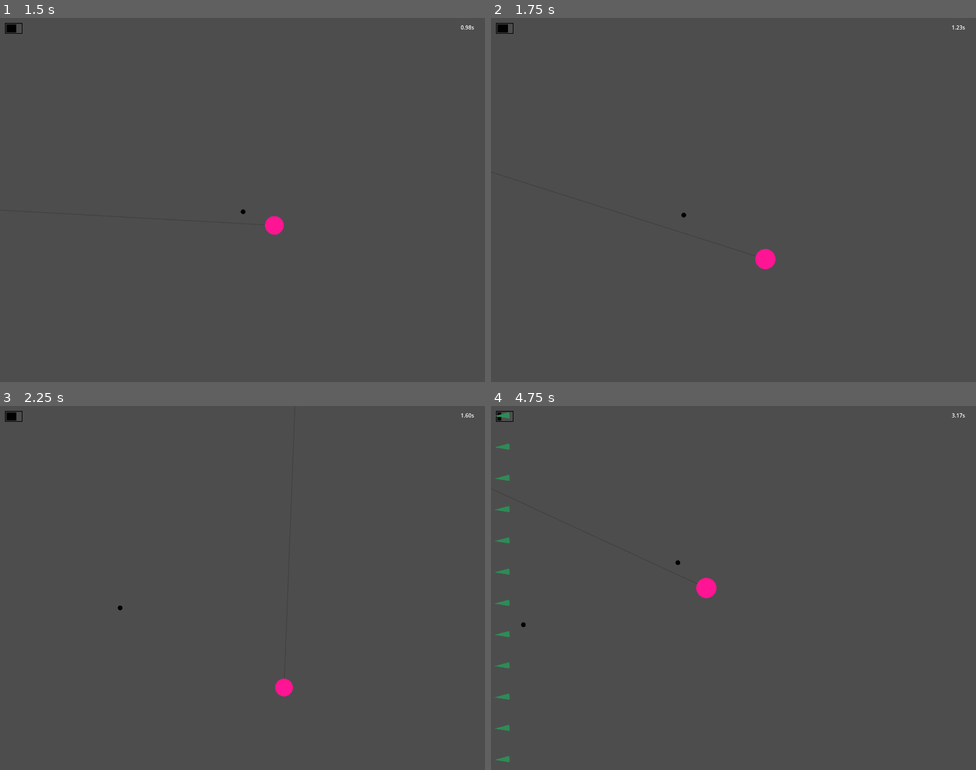
Above: before the commit, frames 1-4 (two rows, left to right).
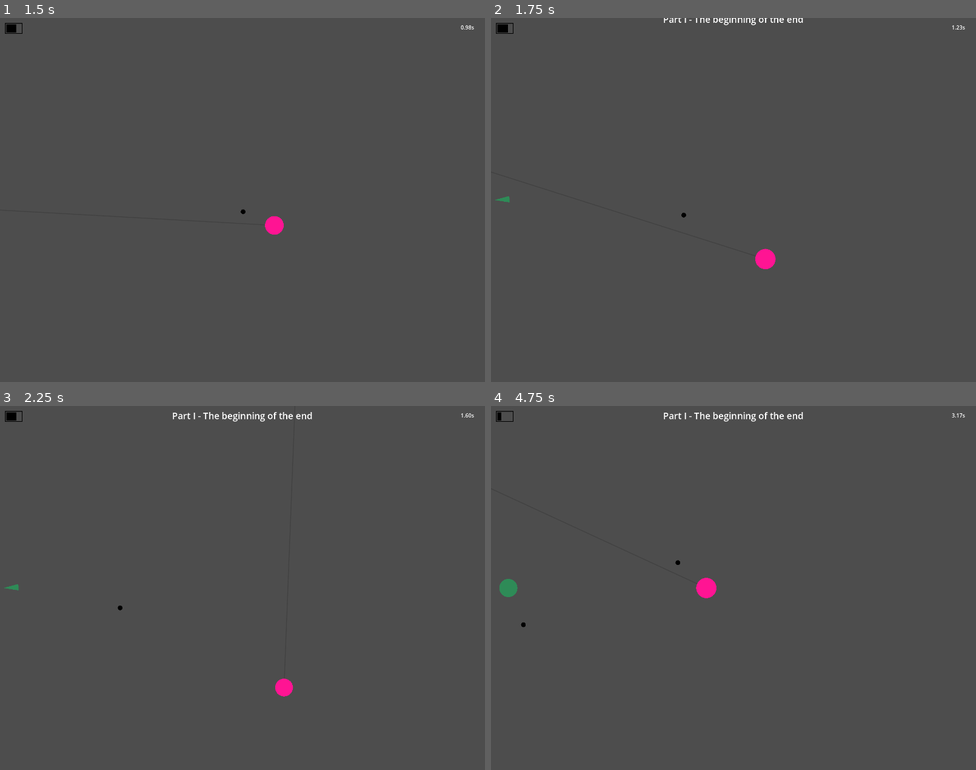
Above: after the commit, the same moments.

Repository: yancouto/psych0
Game: Godot game, scene res://runner.tscn
Same seed, same stepped clock (60 frames per second), same inputs: the game is played once before the commit and once after it.
Inputs (mouse positions are in pixels of both pictures, inside the frame that each line leads up to):
- Up to frame 1 (1.5 s): tap Enter at 0.5 s; move the mouse to (349, 181) at 0.52 s; hold D (move_right) 0.53-1.28 s; hold Right mouse button (bullet_time) 0.53-1.28 s; move the mouse to (145, 218) at 1.27 s; hold S (move_down) from 1.28 s (still down); click (145, 218) at 1.35 s
- Up to frame 2 (1.75 s): keep holding S (move_down)
- Up to frame 3 (2.25 s): move the mouse to (291, 507) at 2.02 s; release S (move_down) at 2.03 s; hold D (move_right) from 2.03 s (still down); hold Right mouse button (bullet_time) from 2.03 s (still down)
- Up to frame 4 (4.75 s): move the mouse to (709, 660) at 2.77 s; release D (move_right) at 2.78 s; release Right mouse button (bullet_time) at 2.78 s; hold W (move_up) 2.78-3.53 s; click (709, 660) at 2.85 s; move the mouse to (879, 642) at 3.52 s; hold Right mouse button (bullet_time) 3.53-4.28 s; hold A (move_left) from 3.53 s (still down); move the mouse to (588, 533) at 4.27 s; click (588, 533) at 4.35 s

Frame 1 is identical in both runs. In frame 2, 0.2% of the frame differs, in the area x 0-65%, y 0-51%; in frame 3, 0.3%; in frame 4, 0.7%, in the area x 0-65%, y 1-98%.

Commit message:
Good enough Part III

Diff:
--- a/editor/formation.gd
+++ b/editor/formation.gd
@@ -64,6 +64,15 @@
 			enemies.append(EnemyToSpawn.new(radius, pos + dir * i * (spacing + 2 * radius), speed, Formation.get_enemy(types, i)))
 		return enemies
 
+static func radius_from_center(center: Vector2) -> float:
+	if center == LevelBuilder.MIDDLE:
+		return center.length()
+	else:
+		var biggest := 0.0
+		for corner in LevelBuilder.CORNERS:
+			biggest = maxf(biggest, (center - corner).length_squared())
+		return sqrt(biggest)
+
 class Circle extends Formation:
 	var amount: int
 	var starting_angle: float
@@ -91,14 +100,7 @@
 		enemies.resize(n)
 		# TODO: Make customisable
 		const enemy_radius := BASE_RADIUS
-		var circle_radius := enemy_radius
-		if center == LevelBuilder.MIDDLE:
-			circle_radius += center.length()
-		else:
-			var biggest := 0.0
-			for corner in LevelBuilder.CORNERS:
-				biggest = maxf(biggest, (center - corner).length_squared())
-			circle_radius += sqrt(biggest)
+		var circle_radius := enemy_radius + radius_from_center(center)
 		for i in range(n):
 			var angle := Vector2(0, -1).rotated(starting_angle + i * (TAU / n))
 			var pos := center + angle * circle_radius
@@ -184,6 +186,7 @@
 	var speed_len: float
 	var radiusm: float
 	var types: Array[EnemyType]
+	var follows_player := false
 	func _init(amount_: int, side_: HorizontalLineSide, placement_: HorizontalLinePlacement, speed_len_ := 1., radiusm_ := 1., types_: Array[EnemyType] = []):
 		self.amount = amount_
 		self.side = side_
@@ -191,6 +194,9 @@
 		self.speed_len = speed_len_
 		self.radiusm = radiusm_
 		self.types = types_
+	func set_follows_player(follows_player_ := true) -> HorizontalLine:
+		follows_player = follows_player_
+		return self
 	# Allows customisable width and height
 	func _inner_raw_enemies(w: float, h: float) -> Array[EnemyToSpawn]:
 		var radius := Formation.get_radius(radiusm)
@@ -205,7 +211,8 @@
 			else:
 				pos.y = h + radius + pos.y
 				speed_y = -speed_len * BASE_SPEED
-			enemies.append(EnemyToSpawn.new(radius, pos, LevelEvent.BasicSpeed.new(0, speed_y), Formation.get_enemy(types, i)))
+			var speed: Speed = LevelEvent.BasicSpeed.new(0, speed_y) if !follows_player else LevelEvent.FollowPlayer.new(absf(speed_y))
+			enemies.append(EnemyToSpawn.new(radius, pos, speed, Formation.get_enemy(types, i)))
 		return enemies
 	func raw_enemies() -> Array[EnemyToSpawn]:
 		return _inner_raw_enemies(LevelBuilder.W, LevelBuilder.H)
@@ -261,6 +268,7 @@
 	var speed_len: float
 	var radiusm: float
 	var types: Array[EnemyType]
+	var follows_player := false
 	func _init(amount_: int, side_: VerticalLineSide, placement_: VerticalLinePlacement, speed_len_ := 1., radiusm_ := 1., types_: Array[EnemyType] = []):
 		self.amount = amount_
 		self.side = side_
@@ -268,14 +276,19 @@
 		self.speed_len = speed_len_
 		self.radiusm = radiusm_
 		self.types = types_
+	func set_follows_player(follows_player_ := true) -> VerticalLine:
+		follows_player = follows_player_
+		return self
 	func raw_enemies() -> Array[EnemyToSpawn]:
 		var horizontal_side := HorizontalLineSide.Top if side == VerticalLineSide.Left else HorizontalLineSide.Bottom
-		var enemies := HorizontalLine.new(amount, horizontal_side, placement.convert(), speed_len, radiusm, types)._inner_raw_enemies(LevelBuilder.H, LevelBuilder.W)
+		var enemies := HorizontalLine.new(amount, horizontal_side, placement.convert(), speed_len, radiusm, types).set_follows_player(follows_player)._inner_raw_enemies(LevelBuilder.H, LevelBuilder.W)
 		for enemy in enemies:
 			enemy.pos = Vector2(enemy.pos.y, enemy.pos.x)
 			enemy.speed = enemy.speed.swap_coordinates()
 		return enemies
 
+
+
 class Spiral extends Formation:
 	var amount_in_circle: int
 	var amount: int
@@ -285,6 +298,7 @@
 	var radiusm: float
 	var types: Array[EnemyType]
 	var dir: float = 1.
+	var center := LevelBuilder.MIDDLE
 	func _init(amount_in_circle_: int, amount_: int, spacing_: float, starting_angle_ := 0., speed_len_ := .75, radiusm_ := 1., types_: Array[EnemyType] = []):
 		self.amount_in_circle = amount_in_circle_
 		self.amount = amount_
@@ -296,12 +310,15 @@
 	func invert() -> Spiral:
 		self.dir = -self.dir
 		return self
+	func set_center(center_: Vector2) -> Spiral:
+		center = center_
+		return self
 	func raw_enemies() -> Array[EnemyToSpawn]:
 		var radius := Formation.get_radius(radiusm)
 		var enemies: Array[EnemyToSpawn] = []
 		enemies.resize(amount)
-		var center := Vector2(LevelBuilder.W / 2, LevelBuilder.H / 2)
-		var screen_radius := center.length()
+
+		var screen_radius := radius_from_center(center)
 		for i in range(amount):
 			var angle := Vector2(0, -1).rotated(starting_angle + i * 2 * PI * dir / amount_in_circle)
 			var pos := center + angle * (screen_radius + radius + i * spacing)
--- a/editor/level_builder.gd
+++ b/editor/level_builder.gd
@@ -13,6 +13,18 @@
 var events: Array[BuilderEvent] = []
 var cur_indicator_time := BASE_INDICATOR_TIME
 
+# pos should be in the [0,4[ interval
+# It will return a point around the screen, at distance from it
+static func point_around_screen(pos: float, distance: float) -> Vector2:
+	if pos < 1:
+		return Vector2(pos * W, -distance)
+	elif pos < 2:
+		return Vector2(W + distance, (pos - 1) * H)
+	elif pos < 3:
+		return Vector2((3 - pos) * W, H + distance)
+	else:
+		assert(pos < 4)
+		return Vector2(-distance, (4 - pos) * H)
 
 func wait_until_no_enemies() -> void:
 	events.append(BuilderEvent.WaitUntilNoEnemies.new())
--- a/levels/level1.gd
+++ b/levels/level1.gd
@@ -8,11 +8,11 @@
 const Left := Formation.VerticalLineSide.Left
 const Right := Formation.VerticalLineSide.Right
 
-func top_bottom(amount: int) -> void:
-	spawn(F.VerticalLine.new(amount / 2, F.VerticalLineSide.Left, F.VerticalLinePlacement.Distribute.new(0, H / 2), 1.5))
-	spawn(F.VerticalLine.new((amount + 1) / 2, F.VerticalLineSide.Right, F.VerticalLinePlacement.Distribute.new(H / 2, 0), 1.5))
-
-func left_right(amount: int, enemies: Array[E], invert := false) -> void:
+func top_bottom(amount: int, enemies: Array[E] = [], invert := false) -> void:
+	spawn(F.VerticalLine.new(amount / 2, Right if invert else Left, F.VerticalLinePlacement.Distribute.new(0, H / 2), 1.5, 1., enemies))
+	spawn(F.VerticalLine.new((amount + 1) / 2, Left if invert else Right, F.VerticalLinePlacement.Distribute.new(H / 2, 0), 1.5, 1., enemies))
+
+func left_right(amount: int, enemies: Array[E] = [], invert := false) -> void:
 	const top := F.HorizontalLineSide.Top
 	const bottom := F.HorizontalLineSide.Bottom
 	spawn(F.HorizontalLine.new(amount / 2, top if invert else bottom, F.HorizontalLinePlacement.Distribute.new(0, W / 2), 1, 1., enemies))
@@ -37,7 +37,6 @@
 	spawn(F.Circle.new(2, -screen_angle, 1, [E.Basic1]))
 	spawn(F.Circle.new(2, screen_angle, 1, [E.Basic1]))
 	wait_until_no_enemies()
-	reset()
 
 	wait(2)
 
@@ -199,6 +198,86 @@
 	level_part("Part III - They're after you")
 	set_indicator_time(5)
 	wait(6)
-	spawn(F.Circle.new(16, 0, 0.5, [E.Basic1, E.Basic3]).set_follow_player())
-	reset_indicator_time()
-	wait_until_no_enemies()
+	spawn(F.Circle.new(16, 0, 1, [E.Basic1]).set_follow_player())
+	set_indicator_time(3)
+	wait_until_no_enemies()
+
+	wait(2)
+	spawn(F.HorizontalLine.new(17, Top, F.HorizontalLinePlacement.V.new(100, 20), 1., 1., [E.Basic3]))
+	spawn(F.HorizontalLine.new(17, Bottom, F.HorizontalLinePlacement.V.new(100, 20), 1., 1., [E.Basic1]))
+	wait(2)
+	spawn(F.VerticalLine.new(13, Left, F.VerticalLinePlacement.Distribute.new(0), 1.2).set_follows_player())
+	spawn(F.VerticalLine.new(13, Right, F.VerticalLinePlacement.Distribute.new(0), 1.2, 1., [E.Basic3]).set_follows_player())
+	wait(4.5)
+	set_indicator_time(1.5)
+
+	left_right(15)
+	wait(0.75)
+	top_bottom(13)
+	wait(0.75)
+	left_right(15, [], true)
+	wait(1)
+	top_bottom(13, [], true)
+	wait_until_no_enemies()
+
+	spawn(F.Spiral.new(140, 235, 80, PI/2, 1.4, 1.2, [E.Basic1, E.Basic3]))
+
+	wait(3)
+	top_bottom(12, [E.Basic3])
+	wait(3)
+	left_right(16, [E.Basic3])
+	wait(3)
+	top_bottom(12, [E.Basic3], true)
+	wait(3)
+	left_right(16, [E.Basic3], true)
+
+	wait(3)
+	spawn(F.VerticalLine.new(8, Left, F.VerticalLinePlacement.Distribute.new(0, H * .4), 1.2, 1., [E.Basic3, E.Basic1]))
+	spawn(F.HorizontalLine.new(9, Top, F.HorizontalLinePlacement.Distribute.new(0, W * .5), 1.2, 1., [E.Basic3, E.Basic1]))
+	wait(3)
+	spawn(F.VerticalLine.new(8, Right, F.VerticalLinePlacement.Distribute.new(0, H * .4), 1.2, 1., [E.Basic3, E.Basic1]))
+	spawn(F.HorizontalLine.new(9, Top, F.HorizontalLinePlacement.Distribute.new(W * .5, 0), 1.2, 1., [E.Basic3, E.Basic1]))
+	wait(3)
+	spawn(F.VerticalLine.new(8, Right, F.VerticalLinePlacement.Distribute.new(H * .4, 0), 1.2, 1., [E.Basic3, E.Basic1]))
+	spawn(F.HorizontalLine.new(9, Bottom, F.HorizontalLinePlacement.Distribute.new(W * .5, 0), 1.2, 1., [E.Basic3, E.Basic1]))
+	wait(4)
+	spawn(F.VerticalLine.new(8, Left, F.VerticalLinePlacement.Distribute.new(H * .4, 0), 1.2, 1., [E.Basic3, E.Basic1]))
+	spawn(F.HorizontalLine.new(9, Bottom, F.HorizontalLinePlacement.Distribute.new(0, W * .5), 1.2, 1., [E.Basic3, E.Basic1]))
+
+	wait(3)
+	spawn(F.VerticalLine.new(10, Right, F.VerticalLinePlacement.Distribute.new(0, H * .25)))
+	spawn(F.VerticalLine.new(10, Left, F.VerticalLinePlacement.Distribute.new(H * .25, 0)))
+	spawn(F.HorizontalLine.new(10, Bottom, F.HorizontalLinePlacement.Distribute.new(0, W * .3)))
+	spawn(F.HorizontalLine.new(10, Top, F.HorizontalLinePlacement.Distribute.new(W * .3, 0)))
+	wait(4)
+	spawn(F.VerticalLine.new(10, Left, F.VerticalLinePlacement.Distribute.new(0, H * .25)))
+	spawn(F.VerticalLine.new(10, Right, F.VerticalLinePlacement.Distribute.new(H * .25, 0)))
+	spawn(F.HorizontalLine.new(10, Top, F.HorizontalLinePlacement.Distribute.new(0, W * .3)))
+	spawn(F.HorizontalLine.new(10, Bottom, F.HorizontalLinePlacement.Distribute.new(W * .3, 0)))
+
+	wait_until_no_enemies()
+	set_indicator_time(2.5)
+	wait(3)
+	var shot_r := 0.4
+	var rand_pos := func() -> Vector2:
+		return LevelBuilder.point_around_screen(randf() * 4, shot_r * F.BASE_RADIUS)
+	spawn(F.Single.new(LevelBuilder.point_around_screen(0.5, shot_r * F.BASE_RADIUS), LevelEvent.FollowPlayer.new(5), shot_r))
+	wait(3)
+	set_indicator_time(1.2)
+	for i in range(30):
+		if i < 5:
+			spawn(F.Single.new(rand_pos.call(), LevelEvent.FollowPlayer.new(5), shot_r))
+			wait(2)
+		elif i < 15:
+			spawn(F.Single.new(rand_pos.call(), LevelEvent.FollowPlayer.new(6), shot_r, E.Basic3))
+			wait(1)
+		elif i < 24:
+			spawn(F.Single.new(rand_pos.call(), LevelEvent.FollowPlayer.new(7), shot_r, E.Basic3))
+			wait(.8)
+		else:
+			spawn(F.Single.new(rand_pos.call(), LevelEvent.FollowPlayer.new(7), shot_r, E.Basic3))
+			wait(.6)
+	wait_until_no_enemies()
+
+	level_part("Part IV - The big one - TODO")
+	wait(5)
--- a/player.gd
+++ b/player.gd
@@ -15,7 +15,7 @@
 		radius = r
 var draw_radius : float
 var cur_shot_cooldown := 0.
-var lives := 5
+var lives := 10
 var state := State.ALIVE
 var recovering_cooldown := 0.
 var color_a := 1.
